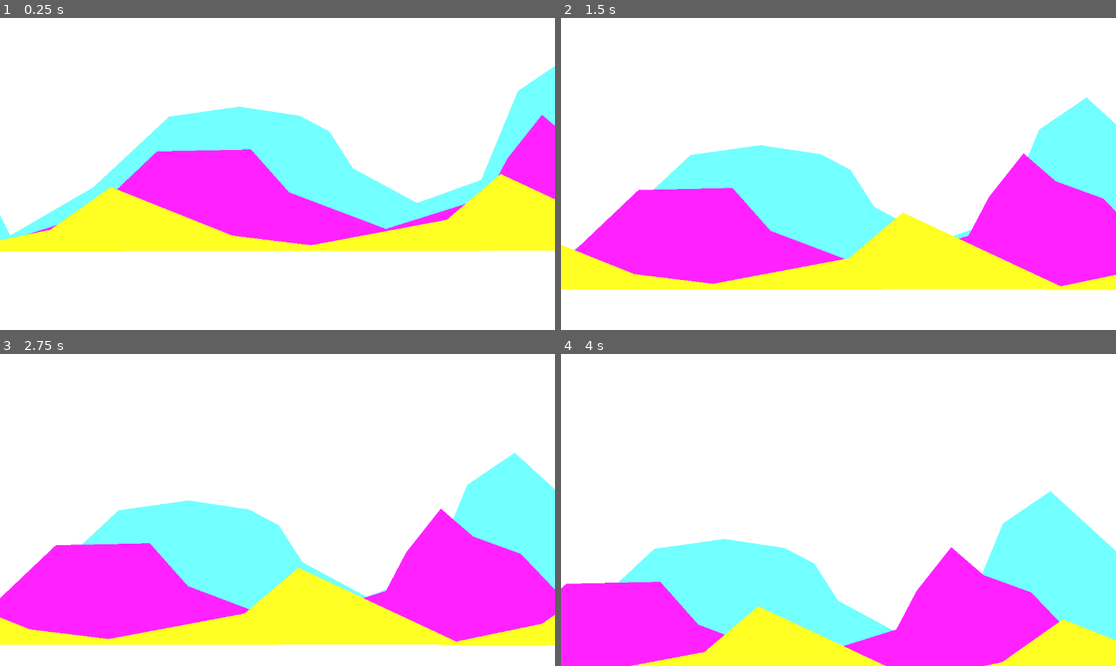
Above: before the commit, frames 1-4 (two rows, left to right).
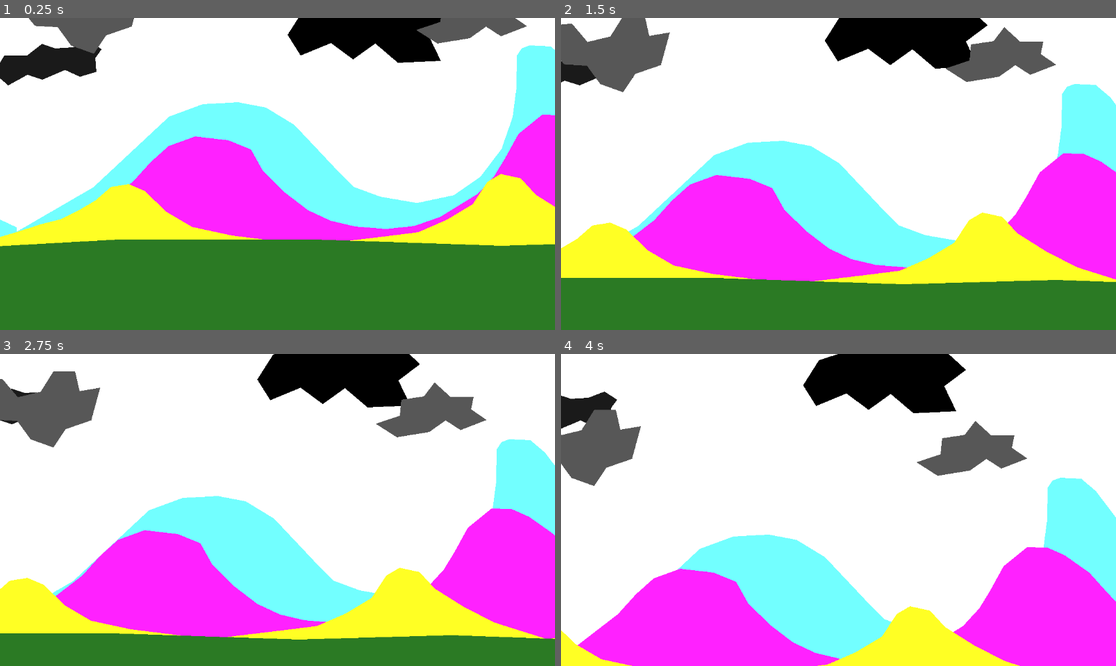
Above: after the commit, the same moments.

Repository: LoadShedding-Creator/Misinput
Game: Godot game, scene res://Main.tscn
Two runs of this game, one before a commit and one after it. Both use one fixed random seed, a clock stepped at 60 frames per second and the inputs below.
Inputs:
- Up to frame 1 (0.25 s): no input
- Up to frame 2 (1.5 s): tap Enter (ui_accept) at 0.5, 0.77 s; hold Right (ui_right) 0.53-1.28 s; hold Left (ui_left) from 1.28 s (still down)
- Up to frame 3 (2.75 s): tap Enter (ui_accept) at 1.52 s; release Left (ui_left) at 2.03 s; hold Right (ui_right) from 2.03 s (still down)
- Up to frame 4 (4 s): tap Enter (ui_accept) at 3.02, 3.77 s; release Right (ui_right) at 3.53 s; hold Left (ui_left) from 3.53 s (still down)

The runs differ from the first frame. In frame 1, 40% of the frame differs, in the area x 0-100%, y 0-100%; in frame 2, 38%; in frame 3, 36%; in frame 4, 32%.

Commit message:
Background upgrade lol

Diff:
--- a/World.tscn
+++ b/World.tscn
@@ -34,35 +34,84 @@
 
 [node name="ParallaxBackground" type="ParallaxBackground" parent="WorldEnvironment"]
 
-[node name="ParallaxLayer" type="ParallaxLayer" parent="WorldEnvironment/ParallaxBackground"]
+[node name="ParalaxGround" type="ParallaxLayer" parent="WorldEnvironment/ParallaxBackground"]
+z_index = 10
 position = Vector2(-152, 14)
+motion_mirroring = Vector2(3245.95, 0)
+
+[node name="Polygon2D" type="Polygon2D" parent="WorldEnvironment/ParallaxBackground/ParalaxGround"]
+color = Color(0.171045, 0.480773, 0.144513, 1)
+polygon = PackedVector2Array(148, 460, 399, 446, 805, 446, 1192, 459, 1510, 450, 1846, 462, 2231, 459, 2588, 449, 2927, 452, 3304, 452, 3300, 667, -18, 667, -19, 452, 65, 451)
+
+[node name="ParalaxMountain1" type="ParallaxLayer" parent="WorldEnvironment/ParallaxBackground"]
+position = Vector2(-152, 14)
+motion_scale = Vector2(0.5, 1)
 motion_mirroring = Vector2(1441.68, 0)
 
-[node name="Polygon2D" type="Polygon2D" parent="WorldEnvironment/ParallaxBackground/ParallaxLayer"]
+[node name="Polygon2D" type="Polygon2D" parent="WorldEnvironment/ParallaxBackground/ParalaxMountain1"]
 position = Vector2(1300, 721.135)
 scale = Vector2(2.7, 1.71)
 color = Color(1, 1, 0.145098, 1)
-polygon = PackedVector2Array(-466.643, -146.281, -386.635, -172.597, -339.93, -224.646, -246.519, -165.58, -186.006, -153.884, -81.6295, -184.878, -40.204, -240.435, 85.6971, -147.451)
+polygon = PackedVector2Array(-499.259, -146.278, -435.556, -159.143, -414.074, -169.085, -393.333, -179.611, -378.519, -185.459, -364.444, -196.57, -351.852, -208.266, -339.93, -224.646, -326.296, -228.149, -314.074, -219.962, -297.037, -194.231, -277.407, -176.102, -246.519, -165.58, -186.006, -153.884, -133.333, -163.822, -103.704, -169.67, -81.6295, -184.878, -61.8519, -203.588, -50.3704, -231.073, -40.204, -240.435, -24.8148, -235.167, -13.3333, -215.284, 9.62961, -192.477, 32.963, -173.763, 85.6971, -147.451)
 
-[node name="ParallaxLayer2" type="ParallaxLayer" parent="WorldEnvironment/ParallaxBackground"]
+[node name="Paralaxmountain2" type="ParallaxLayer" parent="WorldEnvironment/ParallaxBackground"]
 position = Vector2(-17, -3)
-motion_scale = Vector2(0.5, 1)
+motion_scale = Vector2(0.25, 1)
 motion_mirroring = Vector2(1525.31, 0)
 
-[node name="Polygon2D" type="Polygon2D" parent="WorldEnvironment/ParallaxBackground/ParallaxLayer2"]
+[node name="Polygon2D" type="Polygon2D" parent="WorldEnvironment/ParallaxBackground/Paralaxmountain2"]
 z_index = -5
 position = Vector2(785, 472.135)
 color = Color(1, 0.133333, 1, 1)
-polygon = PackedVector2Array(-806, 11, -579, -62, -442, -192, -247, -196, -168, -107, 33, -31, 243, -97, 285, -177, 357, -268, 424, -210, 523, -174, 591.404, -102.286, 662, -50, 762, 15, -368.557, 12.1158)
+polygon = PackedVector2Array(-806, 11, -579, -62, -492, -129.135, -455, -170.135, -418, -203.135, -363, -223.135, -294, -215.135, -247, -196, -222, -151.135, -176, -106.135, -129, -70.135, -82, -48.135, -31, -36.135, 33, -31, 92, -37.135, 146, -56.135, 224, -104.135, 258, -141.135, 280, -177.135, 308, -228.135, 357, -268, 399, -267.135, 435, -251.135, 486, -215.135, 523, -174, 591.404, -102.286, 662, -50, 762, 15, -368.557, 12.1158)
 
-[node name="ParallaxLayer3" type="ParallaxLayer" parent="WorldEnvironment/ParallaxBackground"]
+[node name="ParalaxMountain3" type="ParallaxLayer" parent="WorldEnvironment/ParallaxBackground"]
 position = Vector2(4, -12)
-motion_scale = Vector2(0.25, 1)
+motion_scale = Vector2(0.1, 1)
 motion_mirroring = Vector2(1561.06, 0)
 
-[node name="Polygon2D" type="Polygon2D" parent="WorldEnvironment/ParallaxBackground/ParallaxLayer3"]
+[node name="Polygon2D" type="Polygon2D" parent="WorldEnvironment/ParallaxBackground/ParalaxMountain3"]
 z_index = -10
 position = Vector2(1300, 721.135)
 scale = Vector2(2.46225, 1.70996)
 color = Color(0.447059, 1, 1, 1)
-polygon = PackedVector2Array(-451, -209, -530, -143, -363, -136, -197, -134, -72.0522, -136.231, -29, -137, 119, -134, 85, -230, 10, -282, -53, -365, -93, -326, -124, -218, -178, -190, -232, -232, -252, -277, -277, -296, -328, -307, -387, -295)
+polygon = PackedVector2Array(-451, -209, -530, -143, -363, -136, -197, -134, -72.0522, -136.231, -29, -137, 119, -134, 118.591, -160.317, 69.4487, -193.651, 36.9581, -230.494, -1.21838, -272.6, -29.6476, -320.554, -53, -365, -65.3873, -380.205, -83.2572, -381.374, -89.7553, -377.866, -93.8166, -369.093, -94.2227, -329.911, -97.4718, -294.238, -106.813, -255.64, -124.683, -221.722, -147.02, -199.499, -178, -190, -209.158, -197.744, -231.089, -209.441, -248.147, -234.003, -261.143, -253.886, -281.45, -284.881, -305.412, -305.934, -328.967, -312.367, -358.615, -310.028, -387, -295)
+
+[node name="Clouds1" type="ParallaxLayer" parent="WorldEnvironment/ParallaxBackground"]
+z_index = -40
+position = Vector2(96, -12)
+motion_scale = Vector2(0.15, 0.15)
+motion_mirroring = Vector2(1604.98, 0)
+
+[node name="Polygon2D" type="Polygon2D" parent="WorldEnvironment/ParallaxBackground/Clouds1"]
+position = Vector2(-153, 42)
+color = Color(0.103744, 0.103744, 0.103744, 1)
+polygon = PackedVector2Array(66, 48, 113, 48, 144, 24, 172, 33, 208, 31, 242, 18, 268, 35, 255, 53, 257, 82, 223, 92, 192, 78, 145, 98, 114, 88, 74, 110, 44, 84)
+
+[node name="Polygon2D2" type="Polygon2D" parent="WorldEnvironment/ParallaxBackground/Clouds1"]
+position = Vector2(-279, -16)
+color = Color(0, 0, 0, 1)
+polygon = PackedVector2Array(780, 63, 813, 11, 868, -7, 855, -59, 899, -49, 933, -74, 962, -30, 1013, -23, 1088, -47, 1080, -4, 1118, 31, 1073, 65, 1098, 117, 1009, 121, 962, 81, 916, 114, 870, 80, 807, 106)
+
+[node name="Clouds2" type="ParallaxLayer" parent="WorldEnvironment/ParallaxBackground"]
+z_index = -30
+position = Vector2(645, -145)
+motion_scale = Vector2(0.2, 1)
+motion_mirroring = Vector2(1660.06, 0)
+
+[node name="Polygon2D" type="Polygon2D" parent="WorldEnvironment/ParallaxBackground/Clouds2"]
+position = Vector2(-124, 17)
+color = Color(0.344076, 0.344076, 0.344076, 1)
+polygon = PackedVector2Array(396, 103, 443, 96, 465, 67, 498, 97, 546, 97, 541, 123, 573, 145, 519, 166, 488, 146, 454, 170, 387, 181, 343, 153, 393, 136)
+
+[node name="Polygon2D2" type="Polygon2D" parent="WorldEnvironment/ParallaxBackground/Clouds2"]
+position = Vector2(313, 65)
+color = Color(0.344076, 0.344076, 0.344076, 1)
+polygon = PackedVector2Array(405, 92, 427, 65, 468, 77, 492, 104, 533, 106, 558, 131, 600, 127, 577, 162, 519, 166, 491, 139, 450, 147, 427, 177, 388, 177, 380, 148, 343, 153, 359, 105)
+
+[node name="Polygon2D3" type="Polygon2D" parent="WorldEnvironment/ParallaxBackground/Clouds2"]
+position = Vector2(1703, 311)
+rotation = 3.14159
+scale = Vector2(1.15459, 1.41181)
+color = Color(0.344076, 0.344076, 0.344076, 1)
+polygon = PackedVector2Array(405, 92, 427, 65, 468, 77, 492, 104, 533, 106, 558, 131, 600, 127, 577, 162, 519, 166, 491, 139, 450, 147, 427, 177, 388, 177, 380, 148, 343, 153, 359, 105)
